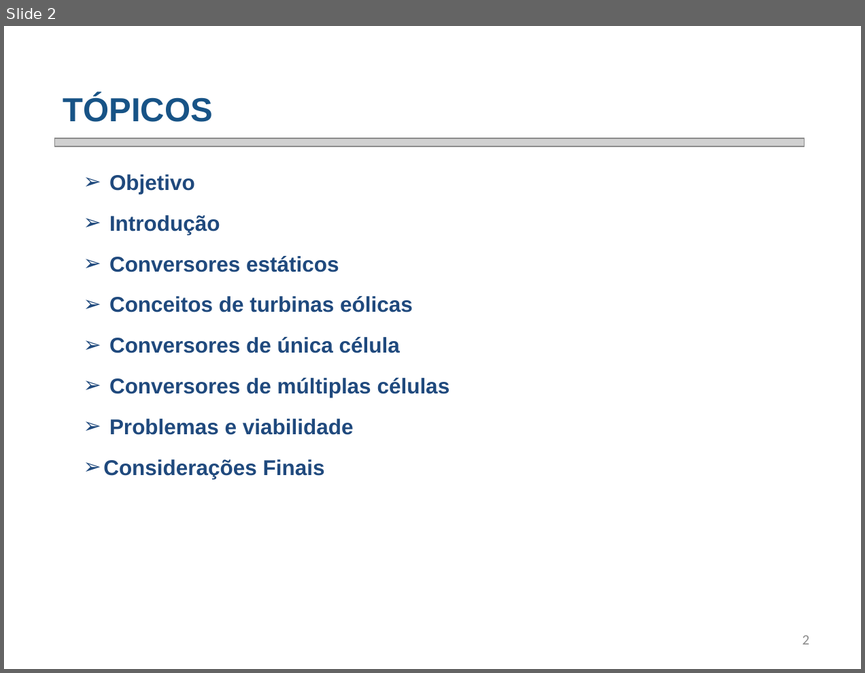
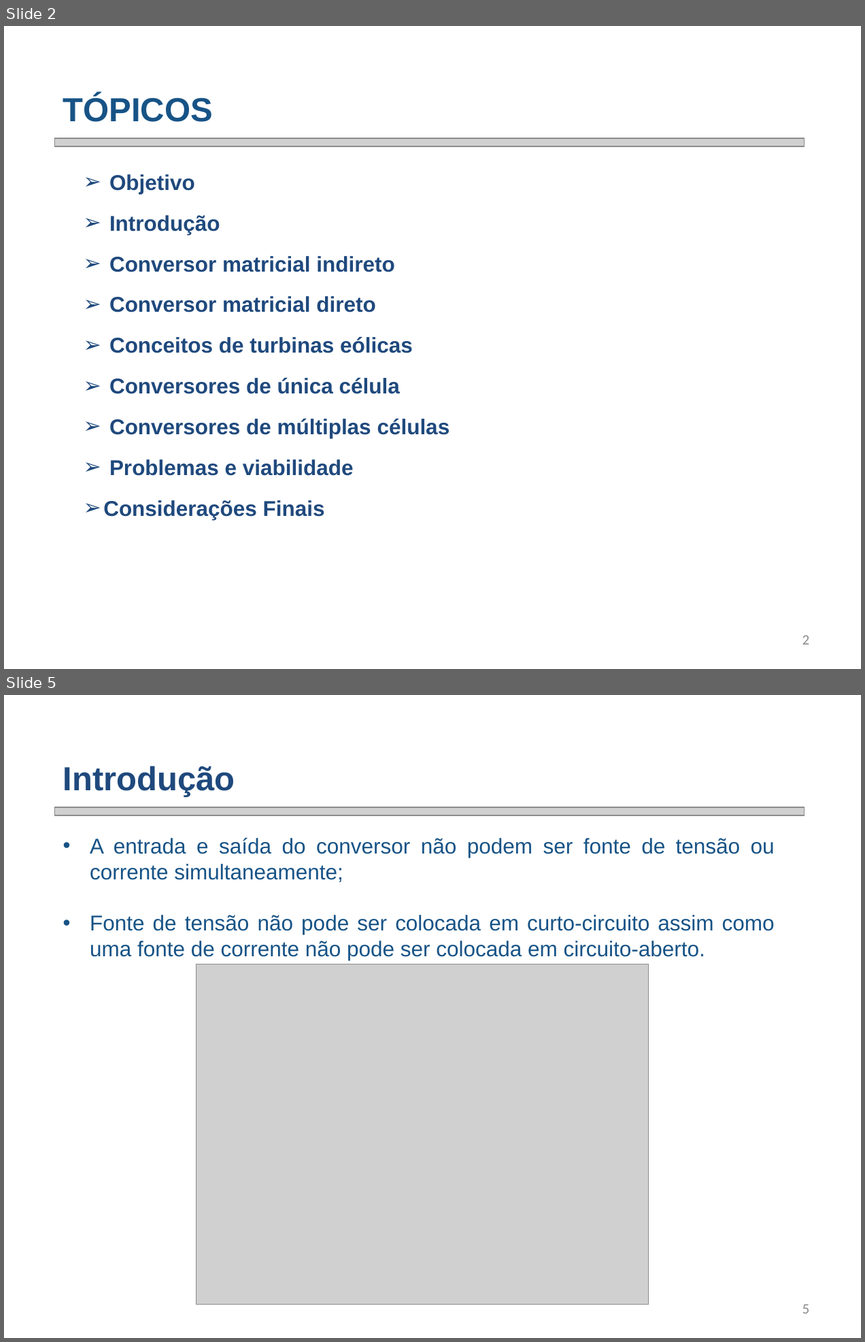
Before and after one commit to smarley2/ED1, a slide deck: Apresentação ED - Análise de perdas em conversor matricial - Fábio Posser.pptx. Shown one above the other, each under a label of ours: slide 2 before the commit, slides 2 and 5 after it; the slides between them are not shown. The pictures are 865x673 and 865x1342 pixels, drawn with LibreOffice and Linux fonts; fonts in the diff are those of the drawing; grey boxes stand for pictures; background and template pictures are left out. Boxes give left, top, right and bottom in pixels: in the first picture for what was removed or moved away, otherwise in the second. Text is boxed around its words. In the diff, an @@ line names an element or a change of style, - is before the commit and + after.

```diff
--- a/Apresentação ED - Análise de perdas em conversor matricial - Fábio Posser.pptx
+++ b/Apresentação ED - Análise de perdas em conversor matricial - Fábio Posser.pptx
@@ slide 5 added at [4,695,861,1338], background picture (left out) @@
@@ text added at [63,766,235,797], 28 pt, text #1F497D, bold @@
+Introdução
@@ picture added at [54,807,804,816] @@
@@ text added at [90,837,774,960], 18 pt, text #175386 @@
+  • A entrada e saída do conversor não podem ser fonte de tensão ou corrente simultaneamente;
+  • Fonte de tensão não pode ser colocada em curto-circuito assim como uma fonte de corrente não pode ser colocada em circuito-aberto.
@@ picture added at [196,964,649,1304] @@
@@ page number added at [802,1304,810,1313], 12 pt, text #8C8C8C @@
+5
@@ slide 2 changed as well @@
@@ text at [109,256,394,312]: text changed @@
-➢ Conversores estáticos
+➢ Conversor matricial indireto
+➢ Conversor matricial direto
```
Also in this commit, not shown: 2 other slides changed, 18 other slides added, 19 slides removed.
